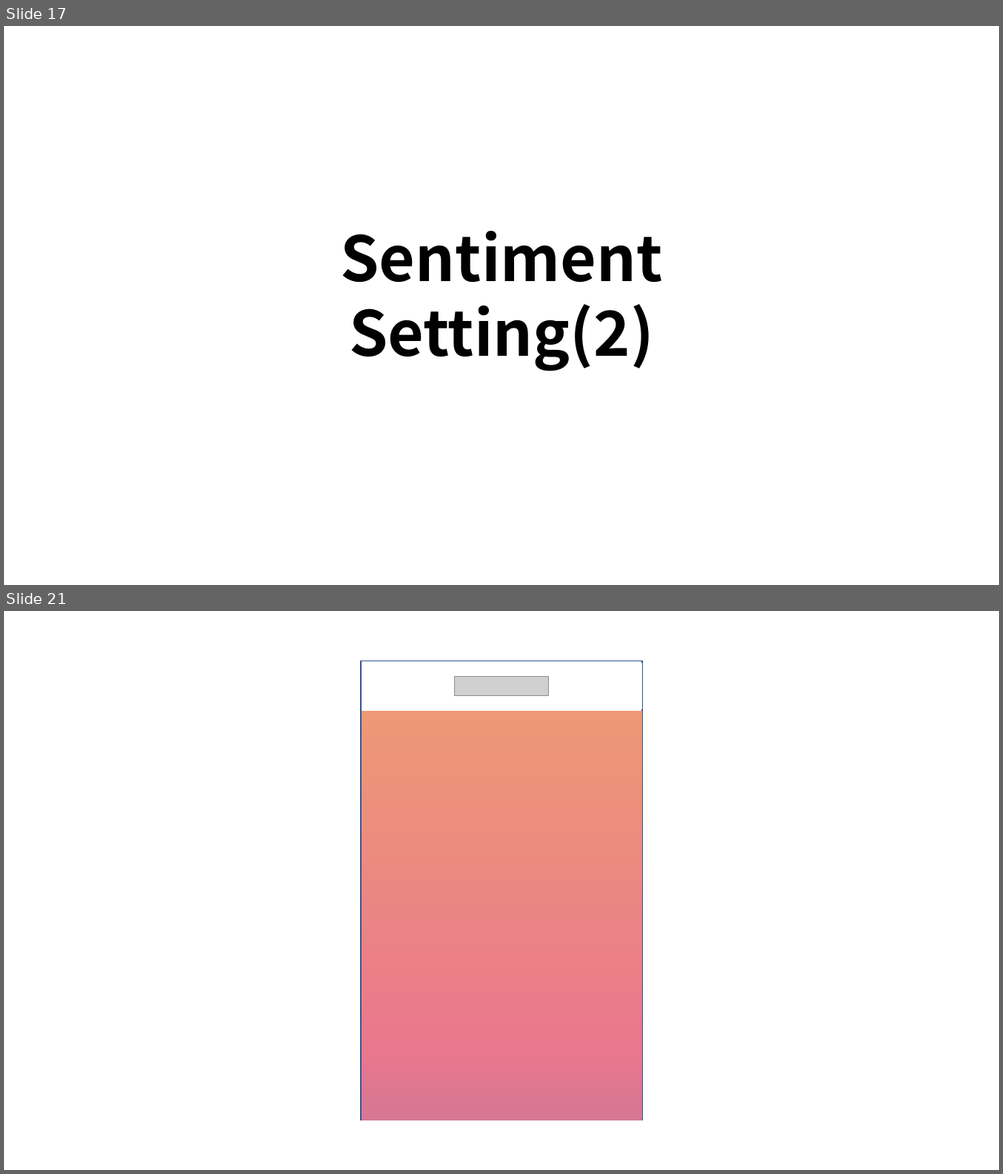
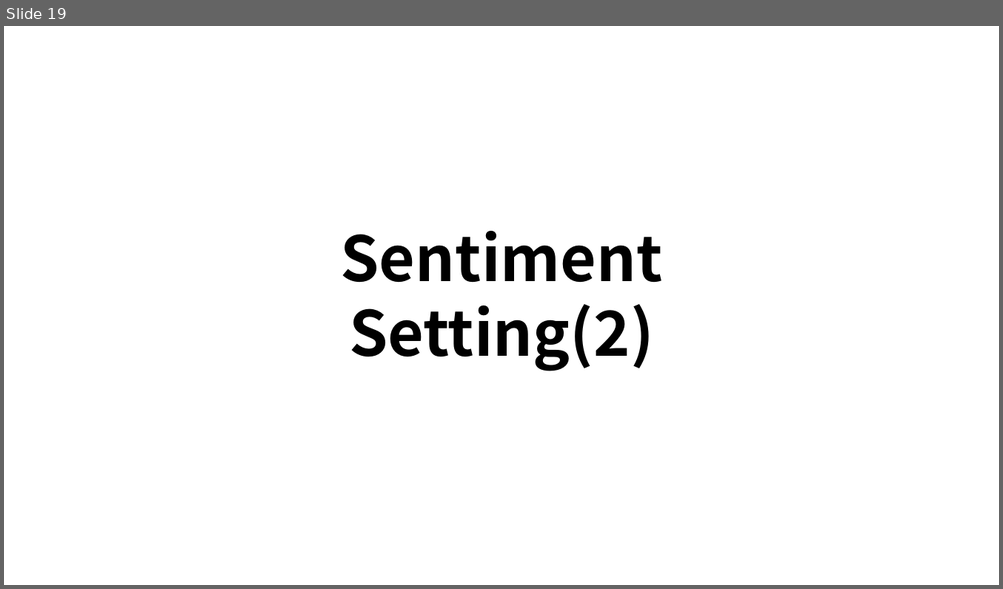
Before and after one commit to edicu2/Sentiment_Diffuser, a slide deck: documents/4. diffuser_디자인기획서/화면정의서_모바일.pptx. Shown one above the other, each under a label of ours: slides 17 and 21 before the commit, slide 19 after it; the slides between them are not shown. The pictures are 1003x1174 and 1003x589 pixels, drawn with LibreOffice and Linux fonts; fonts in the diff are those of the drawing; grey boxes stand for pictures. Boxes give left, top, right and bottom in pixels: in the first picture for what was removed or moved away, otherwise in the second. Text is boxed around its words. In the diff, an @@ line names an element or a change of style, - is before the commit and + after.

```diff
--- a/documents/4. diffuser_디자인기획서/화면정의서_모바일.pptx
+++ b/documents/4. diffuser_디자인기획서/화면정의서_모바일.pptx
@@ slide 21 removed at <box>4,611,999,1170</box>, background #FFFFFF @@
@@ rectangle removed at <box>361,661,642,1121</box> @@
@@ rectangle removed at <box>362,664,642,709</box> @@
@@ picture removed at <box>455,677,549,695</box> @@
@@ rectangle removed at <box>362,712,642,1121</box> @@
@@ what was slide 17 is now slide 19 @@
```
Also in this commit, not shown: 8 slides changed, 8 slides added, 4 other slides removed.
